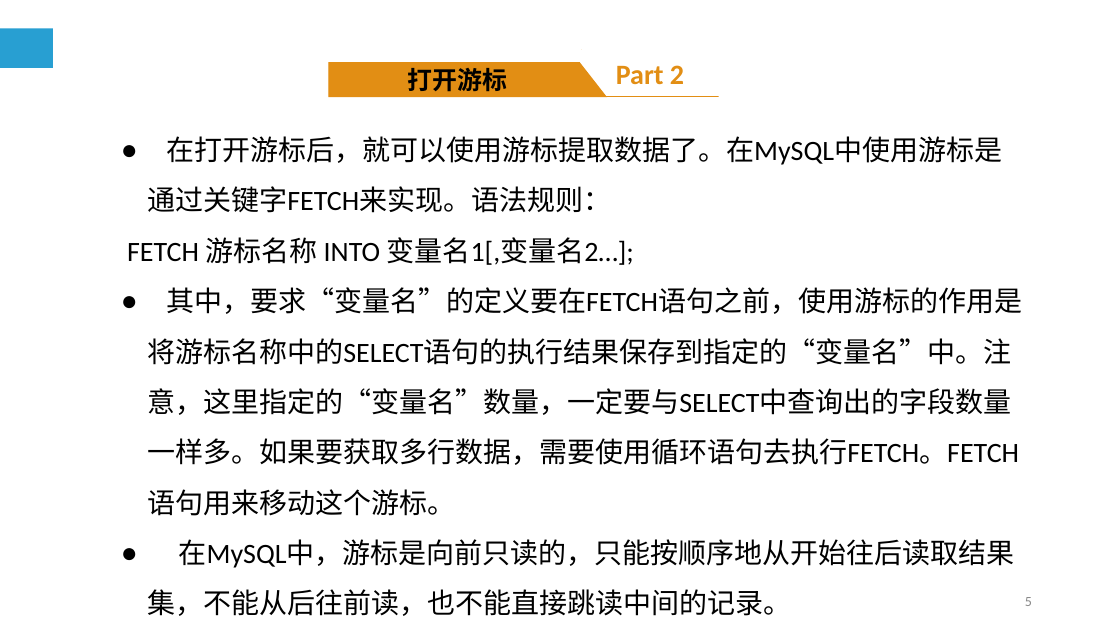
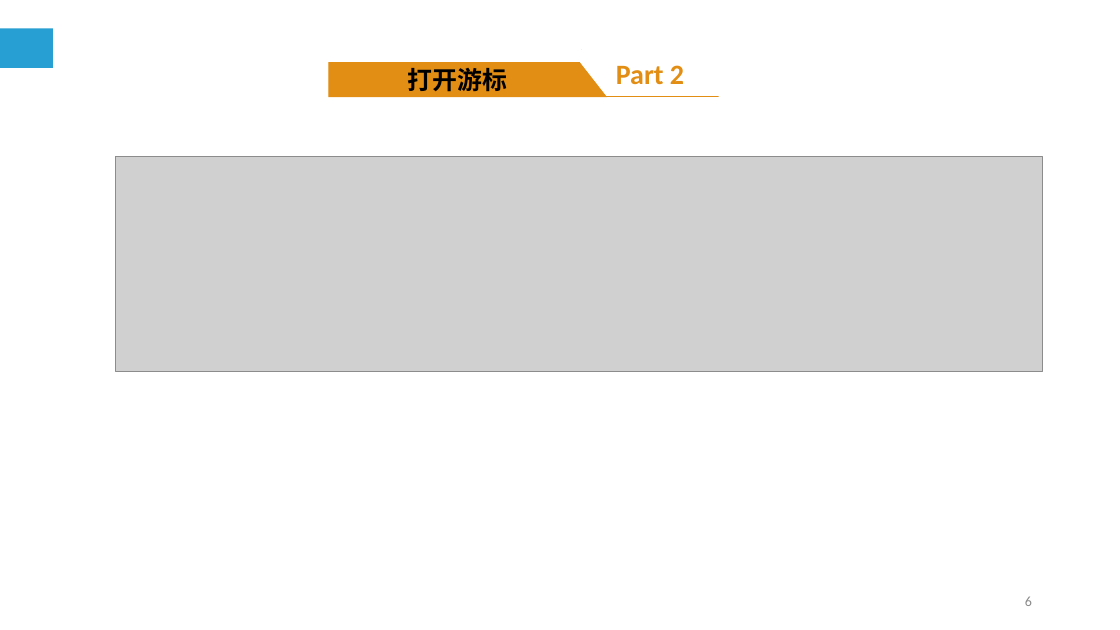
Before and after one commit to cqj726/mysql-s-PPT, a slide deck: slide 6 of PPT/第9章 MySQL编程基础（三）.ppt (slide 5 before the commit). Drawn at 1120x630 pixels with LibreOffice and Linux fonts; fonts in the diff are those of the drawing; grey boxes stand for pictures. Boxes give left, top, right and bottom in pixels: in the first picture for what was removed or moved away, otherwise in the second. Text is boxed around its words. In the diff, an @@ line names an element or a change of style, - is before the commit and + after.

Commit message:
更新了第9章数据 1-3 PPT的内容

```diff
--- a/PPT/第9章 MySQL编程基础（三）.ppt
+++ b/PPT/第9章 MySQL编程基础（三）.ppt
@@ text removed at (127, 136, 1022, 616) @@
-● 在打开游标后，就可以使用游标提取数据了。在MySQL中使用游标是通过关键字FETCH来实现。语法规则：
-FETCH 游标名称 INTO 变量名1[,变量名2…];
-● 其中，要求“变量名”的定义要在FETCH语句之前，使用游标的作用是将游标名称中的SELECT语句的执行结果保存到指定的“变量名”中。注意，这里指定的“变量名”数量，一定要与SELECT中查询出的字段数量一样多。如果要获取多行数据，需要使用循环语句去执行FETCH。FETCH语句用来移动这个游标。
-● 在MySQL中，游标是向前只读的，只能按顺序地从开始往后读取结果集，不能从后往前读，也不能直接跳读中间的记录。
@@ picture added at (115, 157, 1043, 372) @@
@@ page number at (1025, 596, 1032, 606): text changed @@
-5
+6
```
Also in this commit, not shown: 5 other slides changed, 3 slides added, 1 slide removed, 3 other files.
